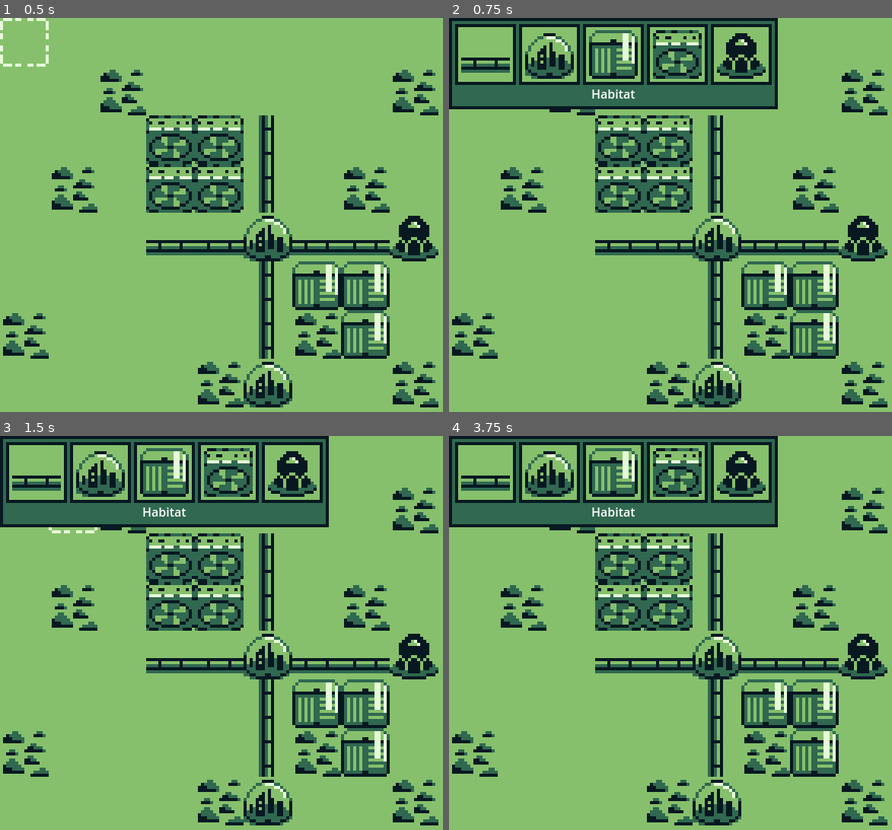
Above: before the commit, frames 1-4 (two rows, left to right).
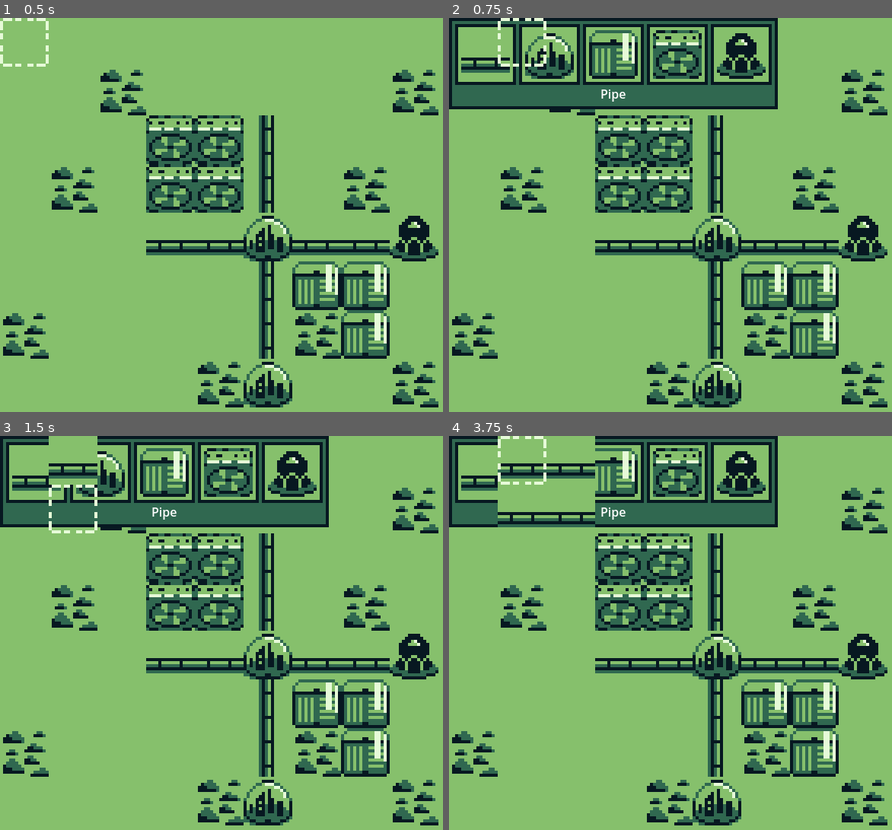
Above: after the commit, the same moments.

Repository: lrozanski/gb-jam-11_space
Game: Godot game, scene res://scenes/main.tscn
Two runs of this game, one before a commit and one after it. Both use one fixed random seed, a clock stepped at 60 frames per second and the inputs below.
Inputs:
- Up to frame 1 (0.5 s): no input
- Up to frame 2 (0.75 s): tap Enter at 0.5 s; hold D (Right) from 0.53 s (still down); tap Z (Confirm) at 0.6 s
- Up to frame 3 (1.5 s): tap Z (Confirm) at 1.25, 1.35 s; release D (Right) at 1.28 s; hold S (Down) from 1.28 s (still down)
- Up to frame 4 (3.75 s): tap Z (Confirm) at 2, 2.1, 2.75, 2.85, 3.5, 3.6 s; release S (Down) at 2.03 s; hold D (Right) 2.03-2.78 s; hold W (Up) 2.78-3.53 s; hold A (Left) from 3.53 s (still down)

Frame 1 is identical in both runs. In frame 2, 0.3% of the frame differs, in the area x 10-42%, y 0-22%; in frame 3, 1.1%; in frame 4, 3.9%, in the area x 10-42%, y 0-25%.

Commit message:
A simple working building system

Diff:
--- /dev/null
+++ b/buildings/pipe.tscn
@@ -0,0 +1,10 @@
+[gd_scene load_steps=2 format=3 uid="uid://cgt6wn31sunjk"]
+
+[ext_resource type="Texture2D" uid="uid://bvj5c4gcyaqcq" path="res://ui/icons/pipe.tres" id="1_04t1v"]
+
+[node name="Pipe" type="Node2D"]
+
+[node name="Sprite2D" type="Sprite2D" parent="."]
+scale = Vector2(4, 4)
+texture = ExtResource("1_04t1v")
+centered = false
--- a/map/Map.gd
+++ b/map/Map.gd
@@ -1,17 +1,38 @@
 extends TileMap
 class_name Map
-
 
 static var SPRITE_SIZE: int = 16
 static var TILE_SCALE: int = 4
 static var TILE_SIZE: int = SPRITE_SIZE * TILE_SCALE
 
+@export var pipe_scene: PackedScene = preload("res://buildings/pipe.tscn")
 
-# Called when the node enters the scene tree for the first time.
-func _ready():
-	pass # Replace with function body.
+@onready var cursor: Cursor = $"%Cursor"
+@onready var building_panel: BuildingPanel = $"%BuildingPanel"
 
 
-# Called every frame. 'delta' is the elapsed time since the previous frame.
+func _ready():
+	building_panel.connect("construction_confirmed", build_building)
+
+
 func _process(delta):
 	pass
+
+
+func build_building():
+	var building_name = BuildingPanel.BUILDING_NAME
+	print("Built a %s" % building_name)
+
+	match building_name:
+		"Pipe":
+			var pipe = pipe_scene.instantiate() as Node2D
+			pipe.global_position = cursor.global_position
+			get_tree().current_scene.add_child(pipe)
+		"Habitat":
+			pass
+		"Farm Field":
+			pass
+		"Air Purifier":
+			pass
+		"Landing Pad":
+			pass
--- a/ui/BuildingPanel.gd
+++ b/ui/BuildingPanel.gd
@@ -18,7 +18,8 @@
 func _ready():
 	cursor.connect("construct_building", show_panel, CONNECT_DEFERRED)
 	building_buttons = get_node("MarginContainer/Rows/Buildings").get_children()
-	max_index = building_buttons.size() - 1
+	max_index = building_buttons.size()
+	_update_building_name(building_buttons[building_index].name as String)
 
 
 func show_panel():
@@ -29,6 +30,11 @@
 func hide_panel():
 	visible = false
 	paused = true
+
+
+func _update_building_name(name: String):
+	BUILDING_NAME = name
+	building_label.text = name
 
 
 func _process(_delta):
@@ -45,8 +51,7 @@
 	if building_index != current_building_index:
 		building_index = wrapi(building_index, 0, max_index)
 		(building_buttons[building_index] as Button).grab_focus()
-		BUILDING_NAME = building_buttons[building_index].name as String
-		building_label.text = BUILDING_NAME
+		_update_building_name(building_buttons[building_index].name as String)
 
 	if Input.is_action_just_pressed("Confirm"):
 		construction_confirmed.emit()
--- a/ui/cursor.tscn
+++ b/ui/cursor.tscn
@@ -11,6 +11,7 @@
 script = ExtResource("1_tak03")
 
 [node name="Sprite2D" type="Sprite2D" parent="."]
+z_index = 1
 scale = Vector2(4, 4)
 texture = SubResource("AtlasTexture_yt3pf")
 centered = false
